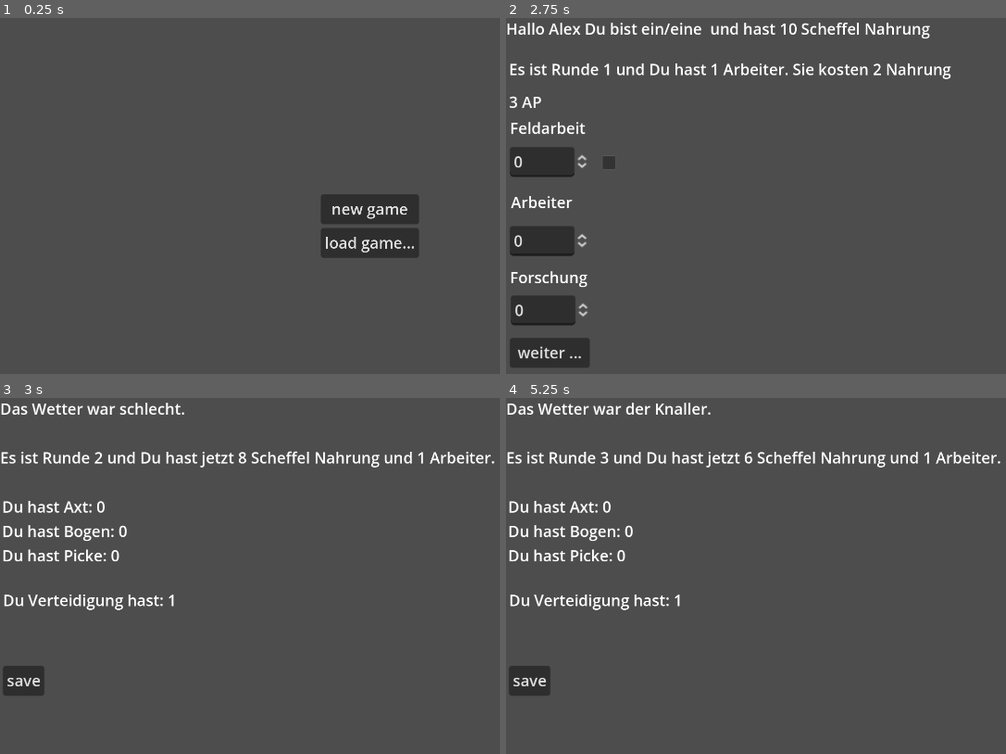
Above: before the commit, frames 1-4 (two rows, left to right).
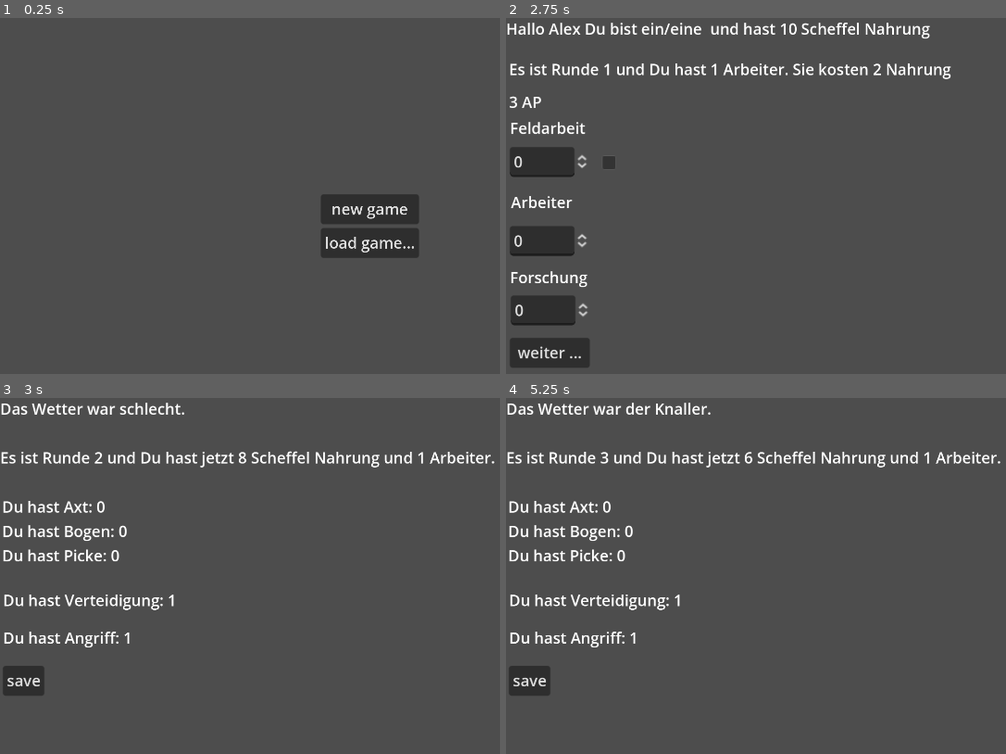
Above: after the commit, the same moments.

Repository: markusweiss/godot-protype-save
Game: Godot game, scene res://scenes/main.tscn
Two runs of this game, one before a commit and one after it. Both use one fixed random seed, a clock stepped at 60 frames per second and the inputs below.
Inputs (mouse positions are in pixels of both pictures, inside the frame that each line leads up to):
- Up to frame 1 (0.25 s): no input
- Up to frame 2 (2.75 s): click "new game" at 0.5 s; click (586, 67) at 1.27 s; type "Alex" at 1.35 s; click "weiter" at 2 s
- Up to frame 3 (3 s): click "weiter ..." at 2.75 s
- Up to frame 4 (5.25 s): click "save" at 3.5 s; click (611, 543) at 4.25 s; click "weiter ..." at 5 s

Frames 1-2 are identical in both runs. In frame 3, 0.9% of the frame differs, in the area x 0-32%, y 55-71%; in frame 4, 0.9%.

Commit message:
add attack

Diff:
--- a/scenes/gaming_round.tscn
+++ b/scenes/gaming_round.tscn
@@ -31,4 +31,11 @@
 offset_bottom = 174.0
 text = "Defence"
 
+[node name="Attack" type="Label" parent="."]
+offset_left = 3.0
+offset_top = 187.0
+offset_right = 53.0
+offset_bottom = 213.0
+text = "Attack"
+
 [connection signal="pressed" from="SaveButton" to="." method="_on_save_button_pressed"]
--- a/scripts/gaming_round.gd
+++ b/scripts/gaming_round.gd
@@ -13,7 +13,9 @@
 
 		$Tools.text = "\n\nDu hast Axt: " + str(Global.tools.axe) + " \nDu hast Bogen: " + str(Global.tools.bow) + " \nDu hast Picke: " + str(Global.tools.pick)
 
-		$Defence.text = "\n\nDu Verteidigung hast: " + str(Global.worker + Global.tools["bow"] * 3 + Global.tools["axe"] * 2 + Global.tools["pick"] * 1)
+		$Defence.text = "\n\nDu hast Verteidigung: " + str(Global.worker + Global.tools["bow"] * 2 + Global.tools["axe"] * 2 + Global.tools["pick"] * 1)
+
+		$Attack.text = "\n\nDu hast Angriff: " + str(Global.worker + Global.tools["bow"] * 4 + Global.tools["axe"] * 2 + Global.tools["pick"] * 1)
 
 func _on_save_button_pressed():
 	Global.save_data()
